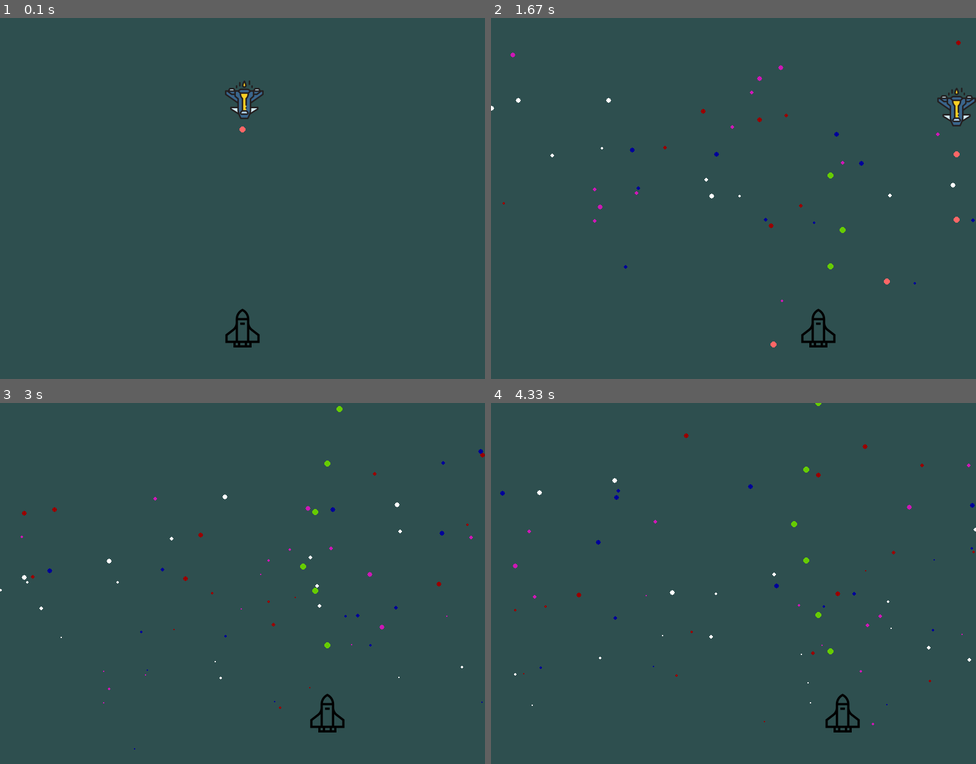
Above: before the commit, frames 1-4 (two rows, left to right).
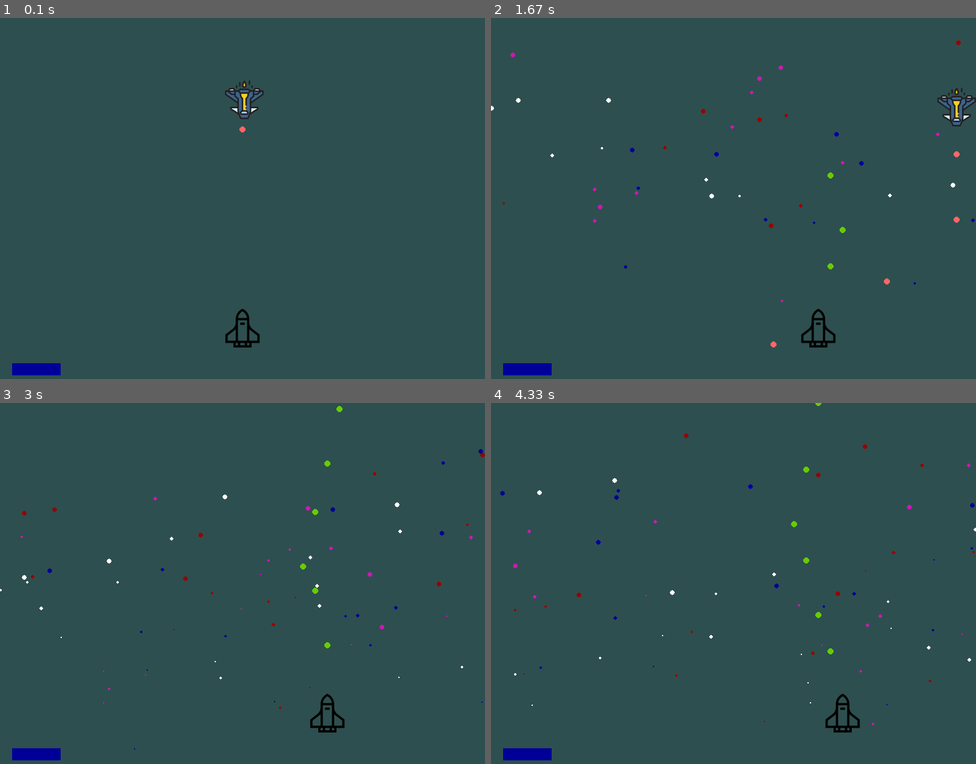
Above: after the commit, the same moments.

Repository: icynewyear/spacebolds-pygame
Game: pygame game, started from maintest.py
The game is run twice, just before and just after one commit, with the same random seed, the same clock (stepped at 60 frames per second) and the same inputs.
Inputs:
- Up to frame 1 (0.1 s): no input
- Up to frame 2 (1.67 s): hold Right 0.33-0.8 s; hold Right 0.83-1.3 s; tap Space at 0.9, 1.2, 1.4 s; hold Left from 1.33 s (still down)
- Up to frame 3 (3 s): tap Space at 1.7, 1.97, 2.27, 2.4, 2.7 s; release Left at 1.87 s; hold Left 1.9-2.3 s; hold Right 2.33-2.97 s
- Up to frame 4 (4.33 s): hold Left 3-3.47 s; tap Space at 3.07, 3.37, 3.57, 3.87, 4.07 s; hold Right 3.5-3.97 s; hold Right from 4 s (still down)

The runs differ from the first frame. In frame 1, 0.3% of the frame differs, in the area x 2-13%, y 95-99%; in frame 2, 0.3%; in frame 3, 0.3%; in frame 4, 0.3%.

Commit message:
you can die now

Diff:
--- a/entity.py
+++ b/entity.py
@@ -117,7 +117,13 @@
                 if asprite.rect.collidepoint((bullet.x,bullet.y)):
                     asprite.kill()
 
+    def renderHP(self):
+        pygame.draw.rect(self.screen, RED, (20,570,80,20))
+        pygame.draw.rect(self.screen, BLUE, (20,570,self.hp*20,20))
+
+
     def update(self):
+        self.renderHP()
         self.move(self.player_move,0)
         self.check_hits()
         super().update()
